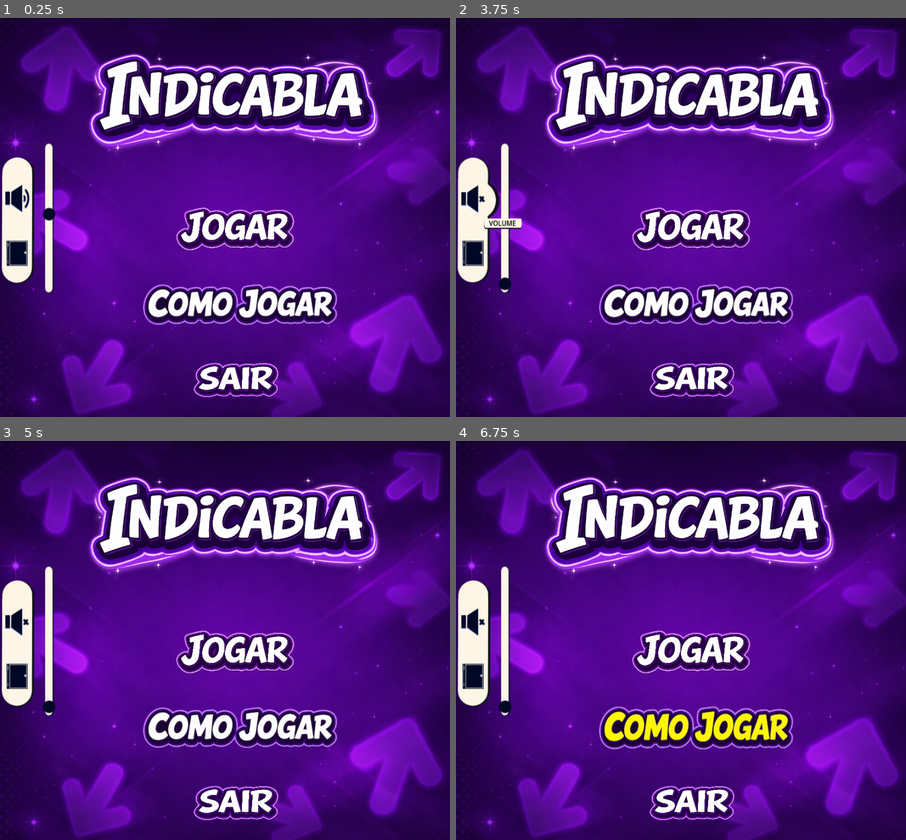
Above: before the commit, frames 1-4 (two rows, left to right).
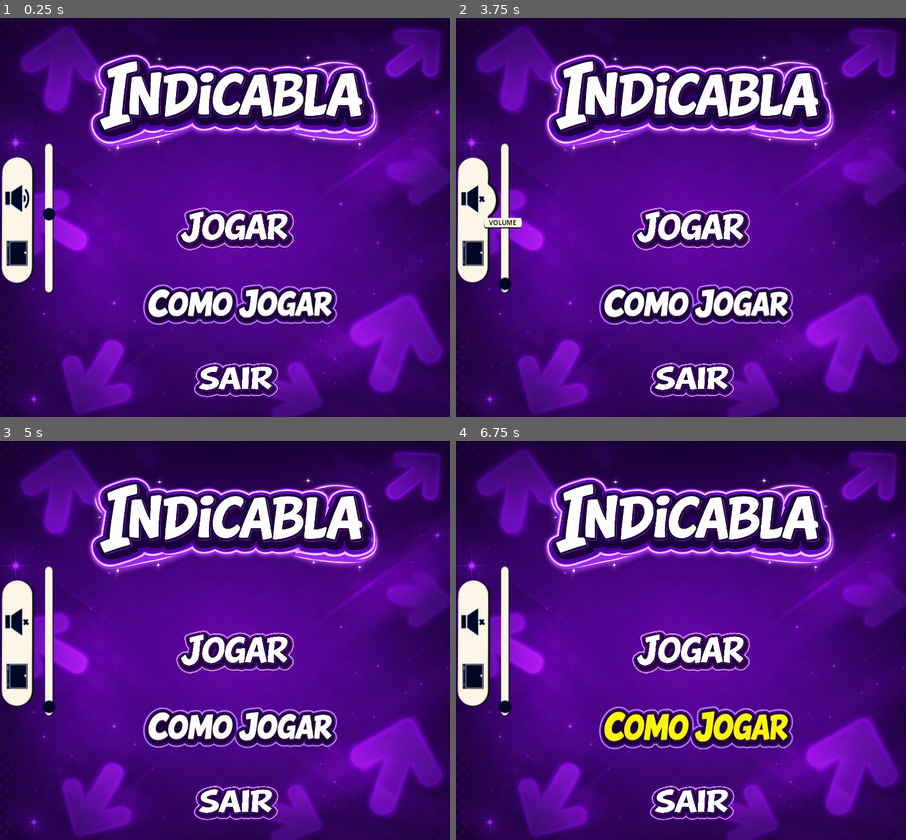
Above: after the commit, the same moments.

Repository: gustavkeller-23/DiscoGame
Game: Godot game, scene res://scenes/start.tscn
The game is run twice, just before and just after one commit, with the same random seed, the same clock (stepped at 60 frames per second) and the same inputs. Video files are missing from this copy of the repository; at most half a second of black plays in their place.
Inputs (mouse positions are in pixels of both pictures, inside the frame that each line leads up to):
- Up to frame 1 (0.25 s): no input
- Up to frame 2 (3.75 s): click (694, 229) at 0.5 s; click (694, 229) at 1.25 s; click (694, 305) at 2 s; click (694, 305) at 2.75 s; click (474, 197) at 3.5 s
- Up to frame 3 (5 s): tap Enter at 4.25 s; move the mouse to (324, 620) at 4.27 s; hold Right (right_button) from 4.28 s (still down); tap Down (bottom_button) at 4.35 s
- Up to frame 4 (6.75 s): tap Space at 5, 6.5 s; move the mouse to (591, 660) at 5.02 s; release Right (right_button) at 5.03 s; hold Left (left_button) 5.03-5.78 s; tap Up (top_button) at 5.1, 6.6 s; tap Enter at 5.75 s; move the mouse to (726, 552) at 5.77 s; hold Right (right_button) from 5.78 s (still down); tap Down (bottom_button) at 5.85 s; move the mouse to (658, 720) at 6.52 s

The runs differ from the first frame. In frame 1, 2.0% of the frame differs, in the area x 1-100%, y 9-96%; in frame 2, 2.1%, in the area x 0-100%, y 9-96%; in frame 3, 2.0%; in frame 4, 2.0%.

Commit message:
Update: resized game

Diff:
--- a/project.godot
+++ b/project.godot
@@ -24,6 +24,8 @@
 
 window/size/viewport_width=880
 window/size/viewport_height=780
+window/stretch/mode="canvas_items"
+window/stretch/aspect="ignore"
 
 [input]
 
